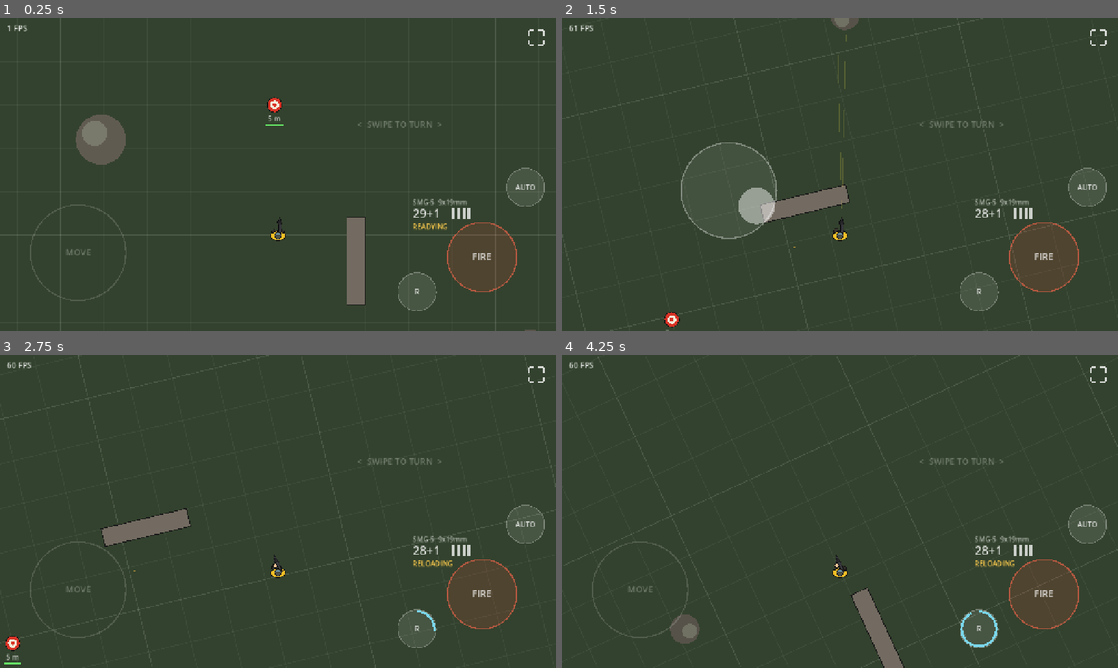
Above: before the commit, frames 1-4 (two rows, left to right).
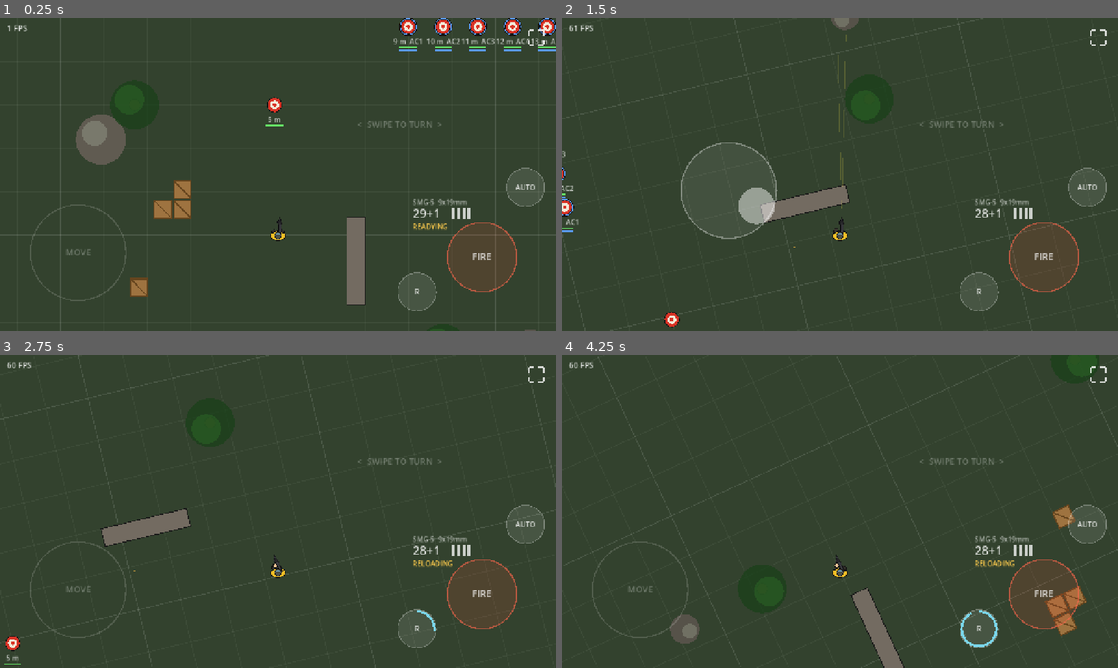
Above: after the commit, the same moments.

Repository: jklrjklr/zhukov
Game: Godot game, scene res://scenes/main.tscn
Same seed, same stepped clock (60 frames per second), same inputs: the game is played once before the commit and once after it.
Inputs (mouse positions are in pixels of both pictures, inside the frame that each line leads up to):
- Up to frame 1 (0.25 s): no input
- Up to frame 2 (1.5 s): tap Enter at 0.5 s; move the mouse to (962, 158) at 0.52 s; hold D 0.53-1.25 s; hold E 0.53-1.25 s; click (962, 158) at 0.67 s; tap Space at 0.77 s; drag from (728, 190) to (812, 237) at 1.27 s
- Up to frame 3 (2.75 s): move the mouse to (333, 442) at 2.02 s; hold D from 2.03 s (still down); tap R at 2.1 s
- Up to frame 4 (4.25 s): release D at 2.75 s; drag from (812, 574) to (673, 464) at 2.77 s; move the mouse to (1006, 558) at 3.52 s; hold A from 3.53 s (still down); hold E from 3.53 s (still down); tap Space at 3.77 s

The runs differ from the first frame. In frame 1, 2.0% of the frame differs, in the area x 19-100%, y 0-100%; in frame 2, 0.2%; in frame 3, less than 0.1%; in frame 4, 0.9%.

Commit message:
Add armor penetration, armor damage and destruction level
- FirearmStats: armor_penetration 0-10, armor_damage, destruction_level 0-100
  and armor_factor(): 100% when AP >= armor class, -25% per class short
- Hits pass a dictionary (damage, base damage, AP, armor damage, destruction)
- Target dummies can have armor (class + durability bar); broken armor = class 0
- Destructible crates (level 3) and trees (level 30): weapons at or above the
  level do flat base damage, below do nothing
- SMG-5: AP 2, armor damage 12, destruction level 4
- Test range: armored dummies AC1-6 at 8 m, crates and trees near spawn

Co-Authored-By: Claude Opus 5.5 <noreply@anthropic.com>
Claude-Session: https://claude.ai/code/session_01CuvFDQ8S82ziWJ7Azt1Yc4

Diff:
--- /dev/null
+++ b/scripts/destructible.gd
@@ -0,0 +1,111 @@
+class_name Destructible
+extends StaticBody2D
+## Destructible prop. Takes damage only from weapons whose destruction_level is at or
+## above this prop's level, and then always the weapon's flat base damage.
+## Destroyed props lose collision and leave debris.
+
+enum Kind { CRATE, TREE }
+
+@export var kind := Kind.CRATE
+@export_range(0, 100) var destruction_level := 3
+@export var max_hp := 150.0
+
+var hp := 150.0
+var _flash := 0.0
+var _debris: Array[Dictionary] = []
+var _col: CollisionShape2D
+
+
+static func make(k: Kind) -> StaticBody2D:
+	# Untyped so script properties can be set before _ready.
+	var d = StaticBody2D.new()
+	d.set_script(load("res://scripts/destructible.gd"))
+	d.kind = k
+	match k:
+		Kind.CRATE:
+			d.destruction_level = 3
+			d.max_hp = 150.0
+		Kind.TREE:
+			d.destruction_level = 30
+			d.max_hp = 400.0
+	return d
+
+
+func _ready() -> void:
+	hp = max_hp
+	_col = CollisionShape2D.new()
+	match kind:
+		Kind.CRATE:
+			var r := RectangleShape2D.new()
+			r.size = Vector2(40, 40)
+			_col.shape = r
+		Kind.TREE:
+			var c := CircleShape2D.new()
+			c.radius = 12.0 # trunk; bullets fly under the canopy
+			_col.shape = c
+			z_index = 2 # canopy over player
+	add_child(_col)
+
+
+func take_hit(hit: Dictionary) -> void:
+	if hp <= 0.0:
+		return
+	if hit.destruction_level < destruction_level:
+		return
+	hp -= hit.base_damage
+	_flash = 0.08
+	if hp <= 0.0:
+		_destroy(hit.dir)
+
+
+func _destroy(dir: Vector2) -> void:
+	_col.set_deferred("disabled", true)
+	z_index = 0
+	for i in 10:
+		_debris.append({
+			"pos": Vector2(randf_range(-12, 12), randf_range(-12, 12)),
+			"vel": (dir * randf_range(40, 140)).rotated(randf_range(-0.8, 0.8)),
+			"rot": randf() * TAU, "size": Vector2(randf_range(6, 16), randf_range(3, 6)),
+		})
+
+
+func _process(delta: float) -> void:
+	_flash = maxf(_flash - delta, 0.0)
+	for d in _debris:
+		var damp := exp(-6.0 * delta)
+		d.vel *= damp
+		d.pos += d.vel * delta
+	if _flash > 0.0 or not _debris.is_empty():
+		queue_redraw()
+
+
+func _draw() -> void:
+	var outline := Color(0.08, 0.08, 0.08)
+	if hp <= 0.0:
+		var wood := Color(0.45, 0.3, 0.15) if kind == Kind.CRATE else Color(0.35, 0.25, 0.15)
+		if kind == Kind.TREE:
+			draw_circle(Vector2.ZERO, 12.0, Color(0.3, 0.22, 0.12)) # stump
+		for d in _debris:
+			draw_set_transform(d.pos, d.rot)
+			draw_rect(Rect2(-d.size / 2, d.size), wood)
+		draw_set_transform(Vector2.ZERO)
+		return
+	var dmg := 1.0 - hp / max_hp
+	var hit_tint := Color(1, 1, 1, 0.5) if _flash > 0.0 else Color(0, 0, 0, 0)
+	match kind:
+		Kind.CRATE:
+			draw_rect(Rect2(-21.5, -21.5, 43, 43), outline)
+			draw_rect(Rect2(-20, -20, 40, 40), Color(0.62, 0.45, 0.25))
+			draw_rect(Rect2(-20, -20, 40, 40), Color(0.4, 0.27, 0.12), false, 3.0)
+			draw_line(Vector2(-18, -18), Vector2(18, 18), Color(0.4, 0.27, 0.12), 3.0)
+			if dmg > 0.3:
+				draw_line(Vector2(-14, 6), Vector2(2, -3), outline, 1.5)
+			if dmg > 0.6:
+				draw_line(Vector2(4, 14), Vector2(12, -8), outline, 1.5)
+			draw_rect(Rect2(-20, -20, 40, 40), hit_tint)
+		Kind.TREE:
+			draw_circle(Vector2.ZERO, 13.5, outline)
+			draw_circle(Vector2.ZERO, 12.0, Color(0.4, 0.28, 0.15))
+			draw_circle(Vector2.ZERO, 56.0, Color(0.1, 0.25, 0.1, 0.75))
+			draw_circle(Vector2(-12, -12), 34.0, Color(0.16, 0.36, 0.14, 0.7))
+			draw_circle(Vector2.ZERO, 12.0, hit_tint)
--- a/scripts/target_dummy.gd
+++ b/scripts/target_dummy.gd
@@ -1,15 +1,21 @@
 extends StaticBody2D
-## Practice target: floating damage numbers, distance label, heals after a pause.
+## Practice target: floating damage numbers, distance label, optional armor, heals after a pause.
+## Armor: hit factor = FirearmStats.armor_factor(ap, armor_class) scales both HP damage and
+## armor damage. Armor at 0 durability is broken (class 0).
 
 @export var max_hp := 100.0
+@export_range(0, 10) var armor_class := 0
+@export var max_armor := 80.0
 
 var hp := 100.0
+var armor := 0.0
 var _numbers: Array[Dictionary] = []
 var _since_hit := 99.0
 
 
 func _ready() -> void:
 	hp = max_hp
+	armor = max_armor if armor_class > 0 else 0.0
 	var col := CollisionShape2D.new()
 	var shape := CircleShape2D.new()
 	shape.radius = 16.0
@@ -17,18 +23,29 @@
 	add_child(col)
 
 
-func take_hit(damage: float, _dir: Vector2, meters: float) -> void:
+func current_armor_class() -> int:
+	return armor_class if armor > 0.0 else 0
+
+
+func take_hit(hit: Dictionary) -> void:
 	if hp <= 0.0:
 		return
-	hp = maxf(hp - damage, 0.0)
+	var ac := current_armor_class()
+	var f := FirearmStats.armor_factor(hit.armor_penetration, ac)
+	if ac > 0:
+		armor = maxf(armor - hit.armor_damage * f, 0.0)
+	var dmg: float = hit.damage * f
+	hp = maxf(hp - dmg, 0.0)
 	_since_hit = 0.0
-	_numbers.append({"text": "%d" % roundi(damage), "t": 0.0, "x": randf_range(-10, 10), "m": meters})
+	var text := "BLOCK" if f <= 0.0 else "%d" % roundi(dmg)
+	_numbers.append({"text": text, "t": 0.0, "x": randf_range(-10, 10)})
 
 
 func _process(delta: float) -> void:
 	_since_hit += delta
 	if _since_hit > 2.5:
 		hp = max_hp
+		armor = max_armor if armor_class > 0 else 0.0
 	for n in _numbers:
 		n.t += delta
 	_numbers = _numbers.filter(func(n): return n.t < 0.9)
@@ -37,6 +54,10 @@
 
 func _draw() -> void:
 	var down := hp <= 0.0
+	if armor_class > 0:
+		var ring := Color(0.35, 0.6, 0.95) if armor > 0.0 else Color(0.3, 0.3, 0.3)
+		draw_circle(Vector2.ZERO, 21.0, Color(0.08, 0.08, 0.08))
+		draw_circle(Vector2.ZERO, 19.5, ring)
 	draw_circle(Vector2.ZERO, 17.5, Color(0.08, 0.08, 0.08))
 	draw_circle(Vector2.ZERO, 16.0, Color(0.5, 0.5, 0.5) if down else Color(0.85, 0.2, 0.15))
 	draw_circle(Vector2.ZERO, 10.0, Color(0.95, 0.92, 0.85))
@@ -47,9 +68,14 @@
 	var up := -get_viewport().get_canvas_transform().get_rotation()
 	draw_set_transform(Vector2.ZERO, up)
 	var label := "DOWN" if down else "%d m" % roundi(global_position.length() / Firearm.PX_PER_M)
-	draw_string(font, Vector2(-40, 38), label, HORIZONTAL_ALIGNMENT_CENTER, 80, 16, Color(1, 1, 1, 0.7))
-	draw_rect(Rect2(-20, 44, 40, 4), Color(0, 0, 0, 0.5))
-	draw_rect(Rect2(-20, 44, 40 * hp / max_hp, 4), Color(0.4, 0.9, 0.4))
+	if armor_class > 0:
+		label += "  AC%d" % armor_class
+	draw_string(font, Vector2(-50, 40), label, HORIZONTAL_ALIGNMENT_CENTER, 100, 16, Color(1, 1, 1, 0.7))
+	draw_rect(Rect2(-20, 46, 40, 4), Color(0, 0, 0, 0.5))
+	draw_rect(Rect2(-20, 46, 40 * hp / max_hp, 4), Color(0.4, 0.9, 0.4))
+	if armor_class > 0:
+		draw_rect(Rect2(-20, 52, 40, 4), Color(0, 0, 0, 0.5))
+		draw_rect(Rect2(-20, 52, 40 * armor / max_armor, 4), Color(0.35, 0.6, 0.95))
 	for n in _numbers:
 		var a: float = 1.0 - n.t / 0.9
 		var p := Vector2(n.x - 30, -26 - n.t * 40.0)
--- a/scripts/weapons/firearm_stats.gd
+++ b/scripts/weapons/firearm_stats.gd
@@ -17,8 +17,13 @@
 ## Projectiles per shot (pellets).
 @export var bullet_count := 1
 @export var bullet_type := BulletType.NORMAL
-## Armor class it defeats (for armored enemies later).
-@export var penetration := 1
+## 0..10. At or above the target's armor class: full damage. Each level below: -25%.
+@export_range(0, 10) var armor_penetration := 1
+## Durability removed from armor per hit, scaled by the same penetration factor.
+@export var armor_damage := 10.0
+## 0..100. Objects (crates 3, trees 30, ...) only take damage from weapons at or above
+## their level, and then always take the flat base damage (no falloff, no armor).
+@export_range(0, 100) var destruction_level := 0
 ## m: damage falloff starts.
 @export var range_min := 25.0
 ## m: projectile expires.
@@ -109,6 +114,13 @@
 	return 60.0 / rpm
 
 
+## Damage multiplier vs an armor class: 1.0 when ap >= armor, -25% per level short.
+static func armor_factor(ap: int, armor_class: int) -> float:
+	if ap >= armor_class:
+		return 1.0
+	return maxf(0.0, 1.0 - 0.25 * (armor_class - ap))
+
+
 func damage_at(meters: float) -> float:
 	if meters <= range_min:
 		return damage
--- a/scripts/weapons/projectiles.gd
+++ b/scripts/weapons/projectiles.gd
@@ -1,6 +1,8 @@
 extends Node2D
 ## Simulates and draws all bullets, ejected casings and impact puffs in one node
 ## (cheap on web). Bullets are ray-stepped each physics tick, so fast rounds never tunnel.
+## Targets implement take_hit(hit: Dictionary): damage (after falloff), base_damage,
+## armor_penetration, armor_damage, destruction_level, dir, meters.
 
 const PX := Firearm.PX_PER_M
 const TRACER_LEN := 140.0
@@ -55,7 +57,12 @@
 		var meters: float = (b.dist + pos.distance_to(hit_pos)) / PX
 		var collider: Object = hit.collider
 		if collider.has_method("take_hit"):
-			collider.take_hit(st.damage_at(meters), b.vel.normalized(), meters)
+			collider.take_hit({
+				"damage": st.damage_at(meters), "base_damage": st.damage,
+				"armor_penetration": st.armor_penetration, "armor_damage": st.armor_damage,
+				"destruction_level": st.destruction_level,
+				"dir": (b.vel as Vector2).normalized(), "meters": meters,
+			})
 		_puffs.append({"pos": hit_pos, "t": 0.0})
 		b.pos = hit_pos
 		b.dead = true
--- a/scripts/world.gd
+++ b/scripts/world.gd
@@ -7,6 +7,11 @@
 const ROCK_COUNT := 110
 const DUMMY_METERS := [5, 10, 20, 35, 50]
 const TEST_WALL := Rect2(160, -40, 40, 200)
+## Armored dummies at 8 m, right of the lane: armor class each.
+const ARMORED_CLASSES := [1, 2, 3, 4, 6]
+const CRATES := [Vector2(-220, -60), Vector2(-265, -60), Vector2(-220, -105), Vector2(-320, 120)]
+const TREES := [Vector2(-330, -300), Vector2(380, 260)]
+const RANDOM_TREES := 30
 
 var _dummy_script := preload("res://scripts/target_dummy.gd")
 
@@ -35,6 +40,27 @@
 		dummy.set_script(_dummy_script)
 		dummy.position = Vector2((i % 2 * 2 - 1) * 8.0, -DUMMY_METERS[i] * Firearm.PX_PER_M)
 		add_child(dummy)
+
+	for i in ARMORED_CLASSES.size():
+		var armored := StaticBody2D.new()
+		armored.set_script(_dummy_script)
+		armored.set("armor_class", ARMORED_CLASSES[i])
+		armored.position = Vector2(300 + i * 80, -8 * Firearm.PX_PER_M)
+		add_child(armored)
+
+	for p in CRATES:
+		var crate := Destructible.make(Destructible.Kind.CRATE)
+		crate.position = p
+		add_child(crate)
+	var tree_spots: Array = TREES.duplicate()
+	while tree_spots.size() < TREES.size() + RANDOM_TREES:
+		var p := Vector2(rng.randf_range(-HALF_SIZE + 100, HALF_SIZE - 100), rng.randf_range(-HALF_SIZE + 100, HALF_SIZE - 100))
+		if p.length() > 500.0 and absf(p.x) > 250.0:
+			tree_spots.append(p)
+	for p in tree_spots:
+		var tree := Destructible.make(Destructible.Kind.TREE)
+		tree.position = p
+		add_child(tree)
 
 	var test_wall := RectangleShape2D.new()
 	test_wall.size = TEST_WALL.size
--- a/weapons/smg5.tres
+++ b/weapons/smg5.tres
@@ -10,7 +10,9 @@
 damage = 34.0
 bullet_count = 1
 bullet_type = 0
-penetration = 1
+armor_penetration = 2
+armor_damage = 12.0
+destruction_level = 4
 range_min = 20.0
 range_max = 120.0
 falloff_min_damage = 0.45
